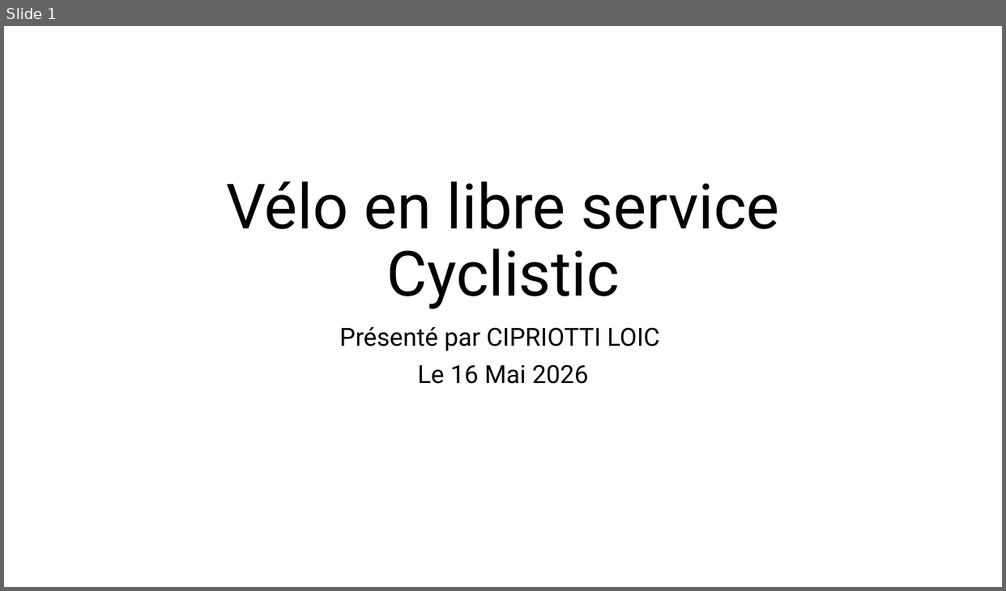
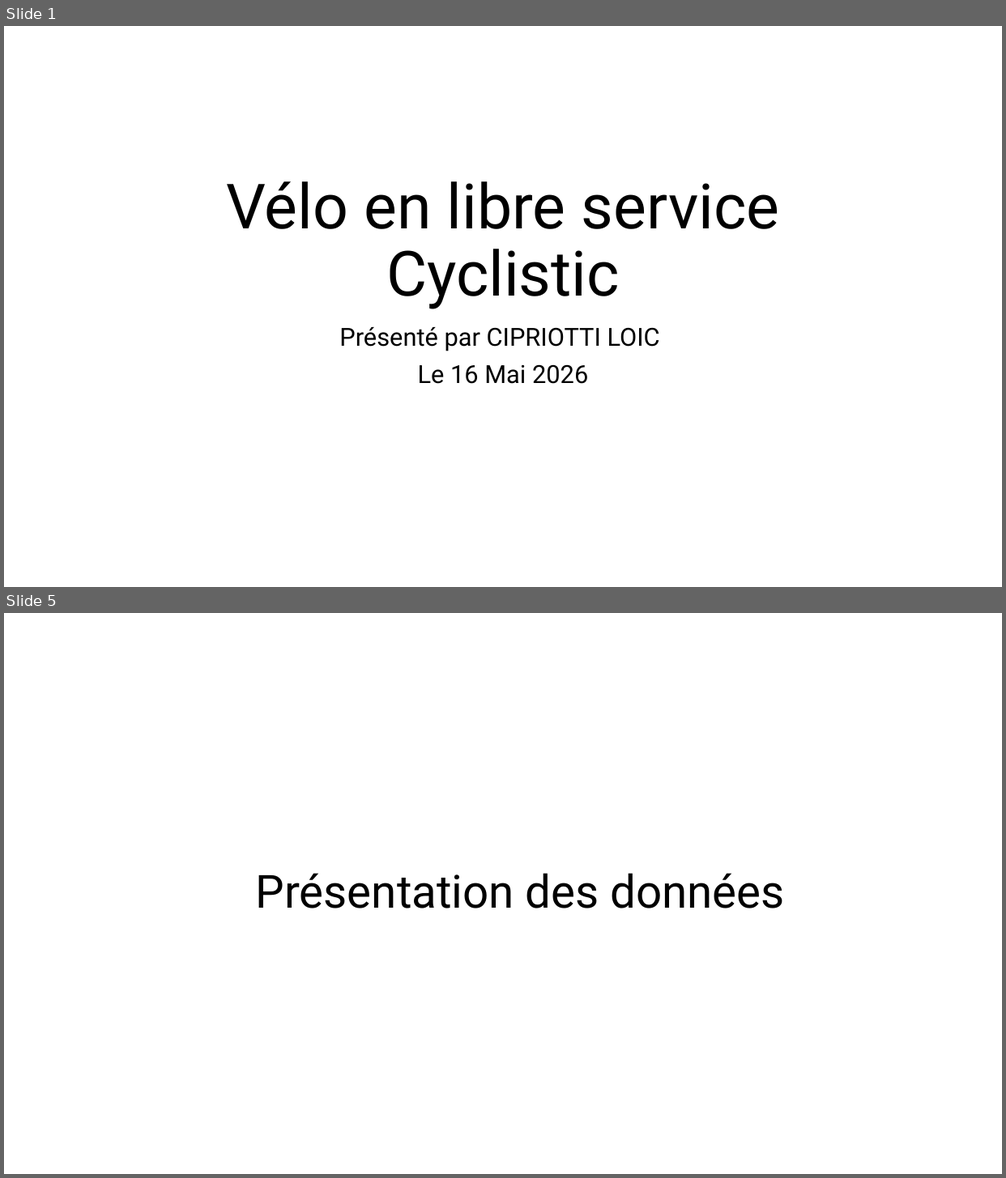
Before and after one commit to Loic0427/Data_etudes_de_cas, a slide deck: Velo en libre service/Etude_de_cas_cyclistic.pptx. Shown one above the other, each under a label of ours: slide 1 before the commit, slides 1 and 5 after it; the slides between them are not shown. The pictures are 1006x591 and 1006x1178 pixels, drawn with LibreOffice and Linux fonts; fonts in the diff are those of the drawing. Boxes give left, top, right and bottom in pixels: in the first picture for what was removed or moved away, otherwise in the second. Text is boxed around its words. In the diff, an @@ line names an element or a change of style, - is before the commit and + after.

```diff
--- a/Velo en libre service/Etude_de_cas_cyclistic.pptx
+++ b/Velo en libre service/Etude_de_cas_cyclistic.pptx
@@ slide 5 added at (4,613,1002,1174), background #FFFFFF @@
@@ title added at (256,873,785,909), 44 pt, text #000000 @@
+Présentation des données
```
Also in this commit, not shown: 9 other slides added, 4 slides removed, 6 other files.
